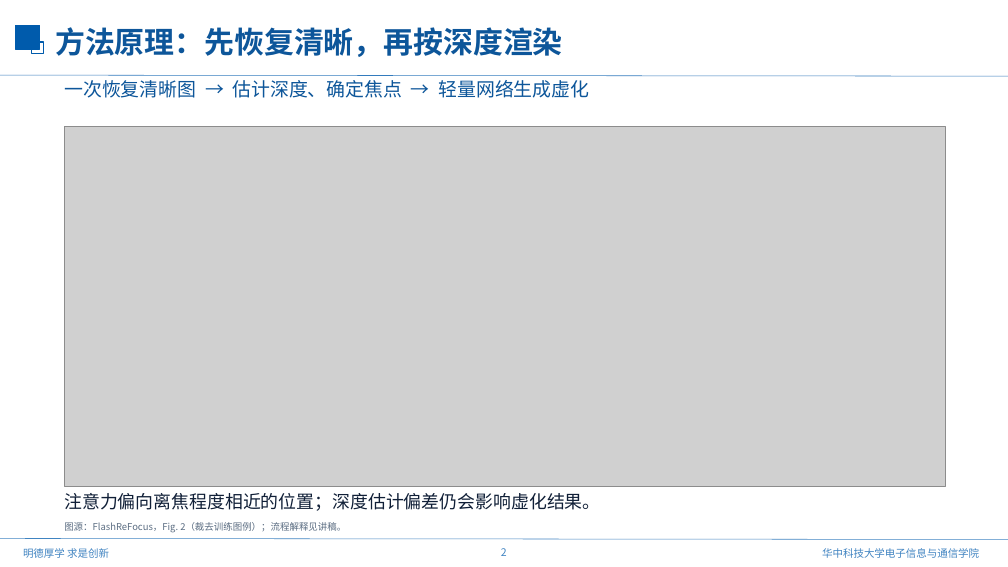
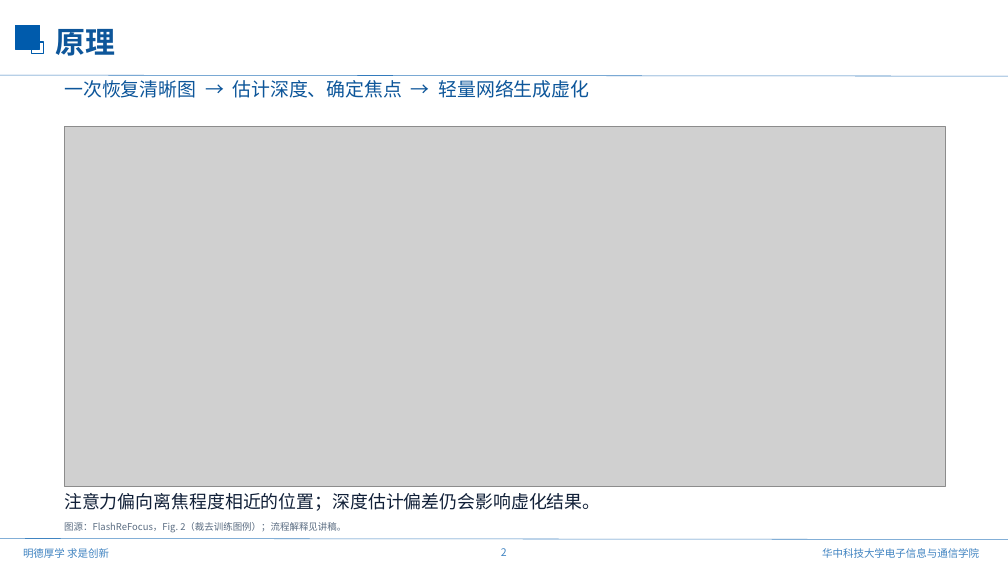
Before and after one commit to mengmcy1/OPPO-depth-guided-video-bokeh, a slide deck: slide 2 of 汇报/2026-10-23_ATB进展与FlashReFocus/FlashReFocus_论文介绍_1023.pptx. Drawn at 1008x567 pixels with LibreOffice and Linux fonts; fonts in the diff are those of the drawing; grey boxes stand for pictures; background and template pictures are left out. Boxes give left, top, right and bottom in pixels: in the first picture for what was removed or moved away, otherwise in the second. Text is boxed around its words. In the diff, an @@ line names an element or a change of style, - is before the commit and + after.

```diff
--- a/汇报/2026-10-23_ATB进展与FlashReFocus/FlashReFocus_论文介绍_1023.pptx
+++ b/汇报/2026-10-23_ATB进展与FlashReFocus/FlashReFocus_论文介绍_1023.pptx
@@ text at (x1=55, y1=29, x2=115, y2=56): text changed @@
-方法原理：先恢复清晰，再按深度渲染
+原理
```
Also in this commit, not shown: 1 other slide changed.
